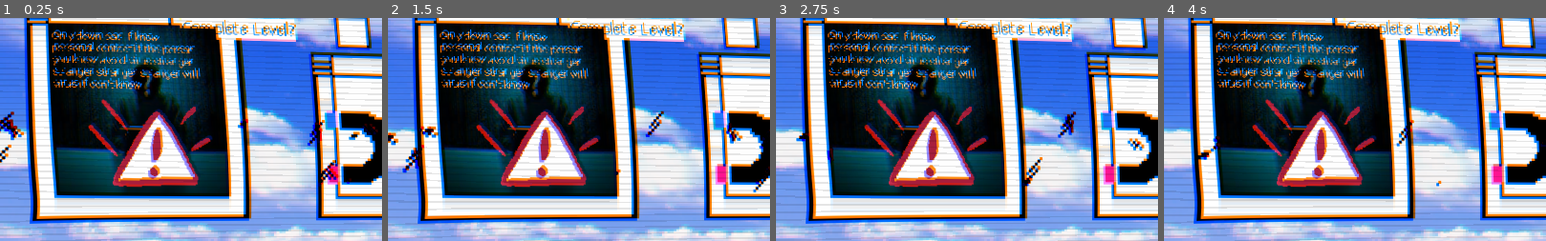
Above: before the commit, frames 1-4 (left to right).
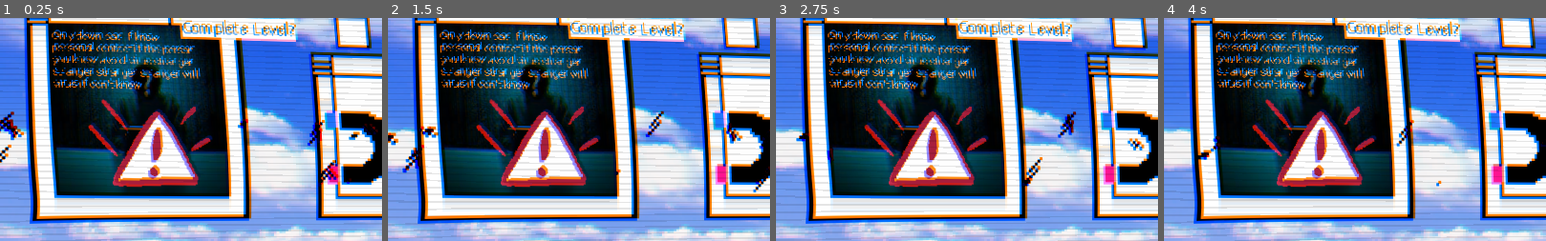
Above: after the commit, the same moments.

Repository: pierreGarciaRaf/cooc
Game: Godot game, scene res://src/levels/orderedLevels/level5.tscn
The game is run twice, just before and just after one commit, with the same random seed, the same clock (stepped at 60 frames per second) and the same inputs. This scene is started directly instead of the project's main scene.
Inputs (mouse positions are % of the whole screen's width and height, from its top left):
- Up to frame 1 (0.25 s): no input
- Up to frame 2 (1.5 s): move the mouse to (55, 50) at 0.52 s; click (55, 50) at 0.67 s; move the mouse to (45, 50) at 1.27 s; click (45, 50) at 1.42 s
- Up to frame 3 (2.75 s): move the mouse to (52, 48) at 2.02 s; click (52, 48) at 2.17 s
- Up to frame 4 (4 s): move the mouse to (49, 52) at 2.77 s; click (49, 52) at 2.92 s; move the mouse to (57, 51) at 3.52 s; click (57, 51) at 3.67 s
The pictures show only the part of the screen within x 50-100%, y 8-58%; the shares and areas given below are measured in that part.

The runs differ from the first frame. In frame 1, 0.6% of the frame differs, in the area x 47-58%, y 3-10%; in frame 2, 0.6%; in frame 3, 0.6%; in frame 4, 0.6%.

Commit message:
fix zindex

Diff:
--- a/src/levels/orderedLevels/level5.tscn
+++ b/src/levels/orderedLevels/level5.tscn
@@ -27,40 +27,40 @@
 format = 1
 tile_data = PoolIntArray( 65553, 3, 0, 65554, 5, 0, 65555, 5, 0, 65556, 5, 0, 65557, 5, 0, 65558, 5, 0, 65559, 0, 0, 65 …(1424 unchanged characters)…
 
-[node name="goal" parent="." index="6" instance=ExtResource( 3 )]
-position = Vector2( 960, 32 )
-
-[node name="Node2D" parent="goal" index="2" instance=ExtResource( 6 )]
-position = Vector2( -128, 32 )
-
-[node name="Magnet" parent="." index="7" instance=ExtResource( 5 )]
+[node name="Magnet" parent="." index="6" instance=ExtResource( 5 )]
 position = Vector2( 992, 224 )
 rotation = -1.57079
 gravity_intensity = 400
 lifeTime = 4.5
 
-[node name="Magnet2" parent="." index="8" instance=ExtResource( 5 )]
+[node name="Magnet2" parent="." index="7" instance=ExtResource( 5 )]
 position = Vector2( 0, 416 )
 rotation = -4.70737
 duration = 50.0
 gravity_intensity = 400
 lifeTime = 4.5
 
-[node name="strangerdangerad" type="Sprite" parent="." index="9"]
+[node name="strangerdangerad" type="Sprite" parent="." index="8"]
 position = Vector2( 688, 176 )
 scale = Vector2( 0.933333, 0.933333 )
 texture = ExtResource( 7 )
 
-[node name="goad" type="Sprite" parent="." index="10"]
+[node name="goad" type="Sprite" parent="." index="9"]
 position = Vector2( 688, 656 )
 scale = Vector2( 0.4, 0.933333 )
 texture = ExtResource( 10 )
 
-[node name="adram" type="Sprite" parent="." index="11"]
+[node name="adram" type="Sprite" parent="." index="10"]
 position = Vector2( 334.926, 369.283 )
 rotation = 1.57079
 scale = Vector2( 1.47841, 0.413448 )
 texture = ExtResource( 8 )
 
+[node name="goal" parent="." index="11" instance=ExtResource( 3 )]
+position = Vector2( 960, 32 )
+
+[node name="Node2D" parent="goal" index="2" instance=ExtResource( 6 )]
+position = Vector2( -128, 32 )
+
 [node name="Cursor" parent="." index="12" instance=ExtResource( 4 )]
 position = Vector2( 128, 544 )
